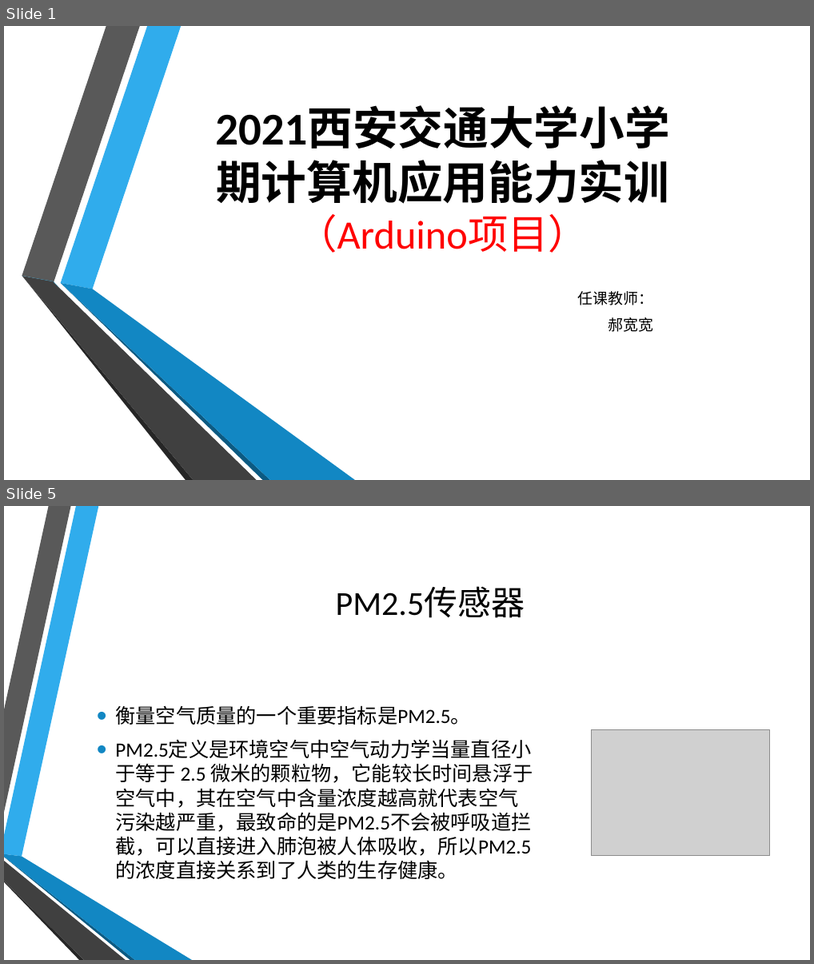
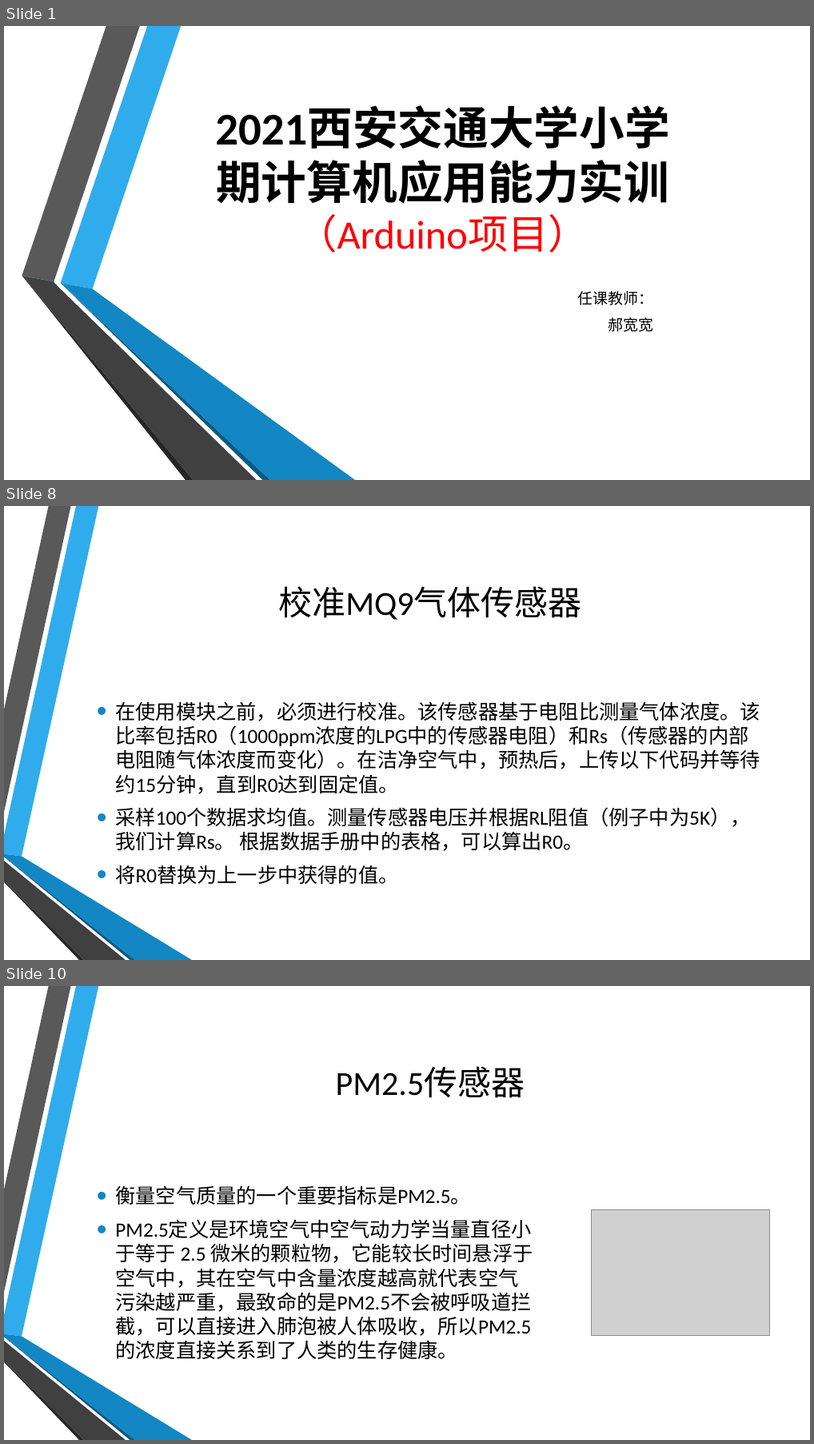
Before and after one commit to coco-hkk/arduino-courses, a slide deck: 7/7.pptx. Shown one above the other, each under a label of ours: slides 1 and 5 before the commit, slides 1, 8 and 10 after it; the slides between them are not shown. The pictures are 814x964 and 814x1444 pixels, drawn with LibreOffice and Linux fonts; fonts in the diff are those of the drawing; grey boxes stand for pictures; background and template pictures are left out. Boxes give left, top, right and bottom in pixels: in the first picture for what was removed or moved away, otherwise in the second. Text is boxed around its words. In the diff, an @@ line names an element or a change of style, - is before the commit and + after.

```diff
--- a/7/7.pptx
+++ b/7/7.pptx
@@ slide 8 added at (4, 506, 810, 960), background picture (left out); not listed: 6 template elements that a slide beside it also shows @@
@@ title added at (278, 586, 582, 620), 40 pt, text #000000 @@
+校准MQ9气体传感器
@@ text added at (115, 701, 760, 884), 24 pt, text #000000 @@
+• 在使用模块之前，必须进行校准。该传感器基于电阻比测量气体浓度。该比率包括R0（1000ppm浓度的LPG中的传感器电阻）和Rs（传感器的内部电阻随气体浓度而变化）。在洁净空气中，预热后，上传以下代码并等待约15分钟，直到R0达到固定值。
+• 采样100个数据求均值。测量传感器电压并根据RL阻值（例子中为5K），我们计算Rs。 根据数据手册中的表格，可以算出R0。
+• 将R0替换为上一步中获得的值。
@@ what was slide 5 is now slide 10 @@
```
Also in this commit, not shown: 3 slides changed, 4 other slides added, 5 other files.
